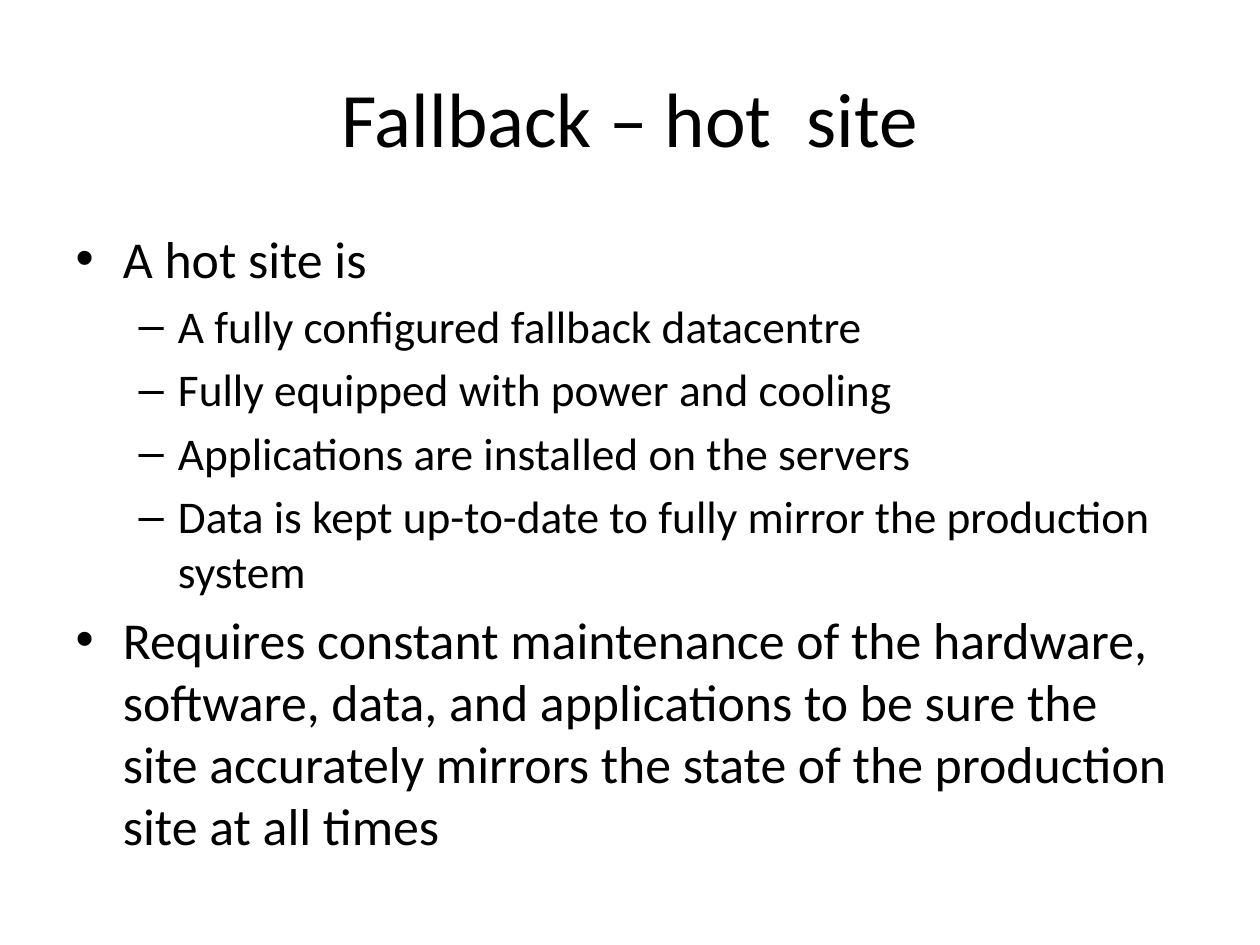
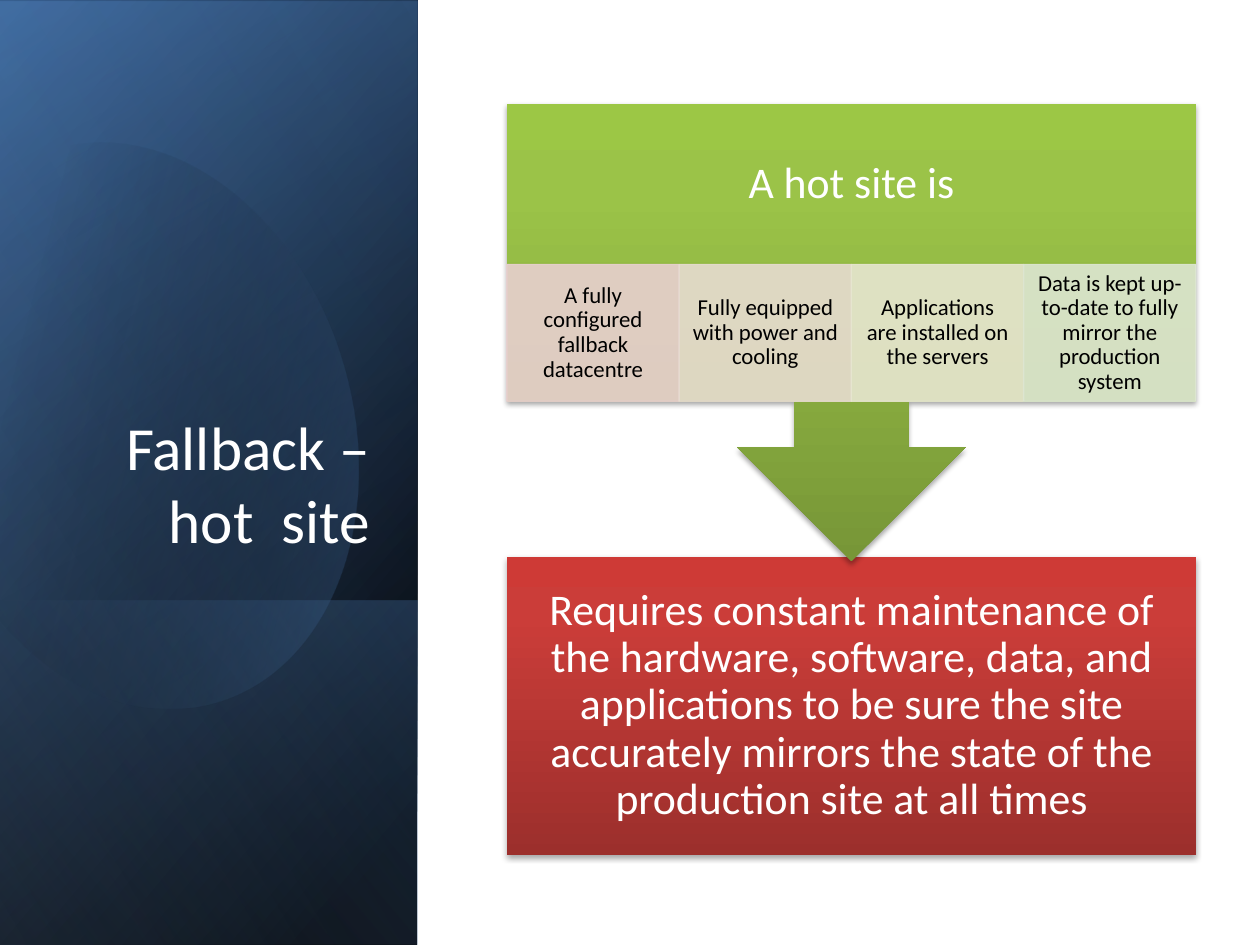
Before and after one commit to SannioEvolution/Material, a slide deck: slide 26 of 18 - Major Causes of Maintenance Problems- Infrastructure code smells.pptx (slide 24 before the commit). Drawn at 1260x945 pixels with LibreOffice and Linux fonts; fonts in the diff are those of the drawing. Boxes give left, top, right and bottom in pixels: in the first picture for what was removed or moved away, otherwise in the second. Text is boxed around its words. In the diff, an @@ line names an element or a change of style, - is before the commit and + after.

```diff
--- a/18 - Major Causes of Maintenance Problems- Infrastructure code smells.pptx
+++ b/18 - Major Causes of Maintenance Problems- Infrastructure code smells.pptx
@@ rectangle added at (x1=1, y1=0, x2=418, y2=944), fill gradient #000000 to #376092 @@
@@ rectangle added at (x1=1, y1=2, x2=418, y2=945), fill gradient #000000 to #4F81BD @@
@@ rectangle added at (x1=1, y1=0, x2=418, y2=944), fill gradient #000000 to #95B3D7 @@
@@ freeform shape added at (x1=0, y1=89, x2=423, y2=754), fill gradient #000000 to #4F81BD @@
@@ title "Fallback – hot site" moved from (x1=342, y1=93, x2=917, y2=148) to (x1=126, y1=427, x2=369, y2=544) @@
@@ title "Fallback – hot site" at (x1=126, y1=427, x2=369, y2=544): size 44 to 35 pt, text colour #000000 to #FFFFFF; alignment centre to right; vertical alignment middle to bottom @@
@@ text removed at (x1=123, y1=242, x2=1166, y2=846) @@
-• A hot site is
-  – A fully configured fallback datacentre
-  – Fully equipped with power and cooling
-  – Applications are installed on the servers
-  – Data is kept up-to-date to fully mirror the production system
-• Requires constant maintenance of the hardware, software, data, and applications to be sure the site accurately mirrors the state of the production site at all times
@@ group added at (x1=507, y1=103, x2=1196, y2=854): 6 texts, 5 rectangles, 1 up arrow callout @@
+Requires constant maintenance of the hardware, software, data, and applications to be sure the site accurately mirrors the state of the production site at all times
+A hot site is
+A fully configured fallback datacentre
+Fully equipped with power and cooling
+Applications are installed on the servers
+Data is kept up-to-date to fully mirror the production system
@@ rectangle added at (x1=1, y1=600, x2=418, y2=945), fill gradient #4F81BD to #000000 @@
```
Also in this commit, not shown: 13 other slides changed, 7 slides added, 1 other file.
